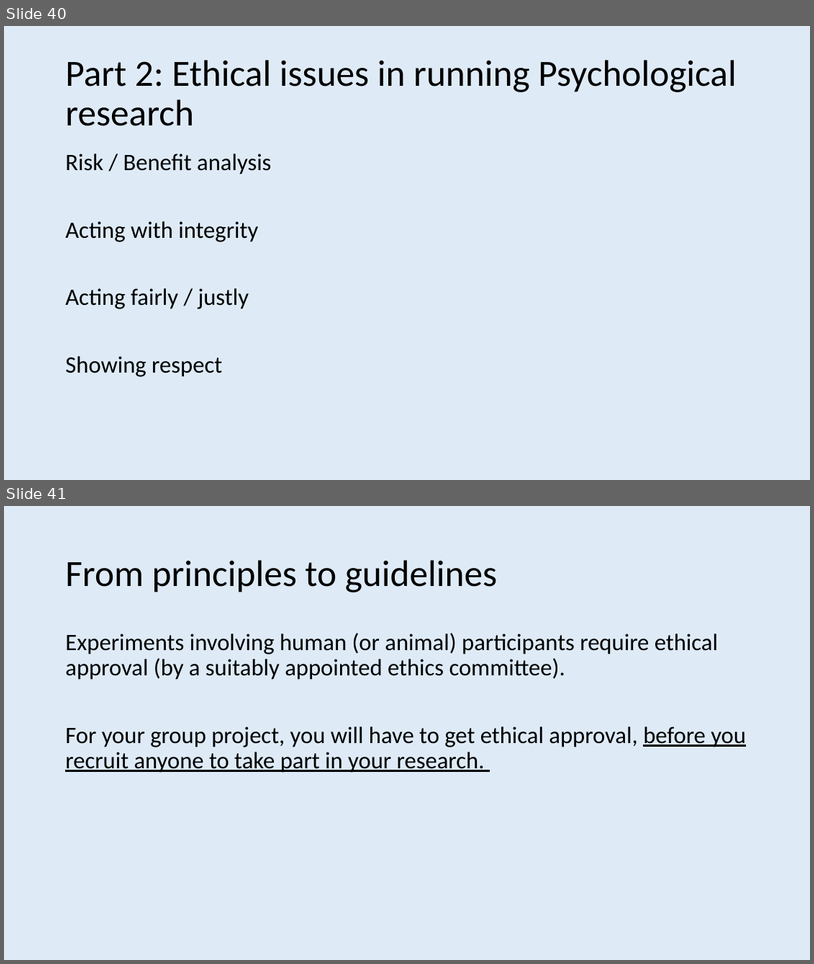
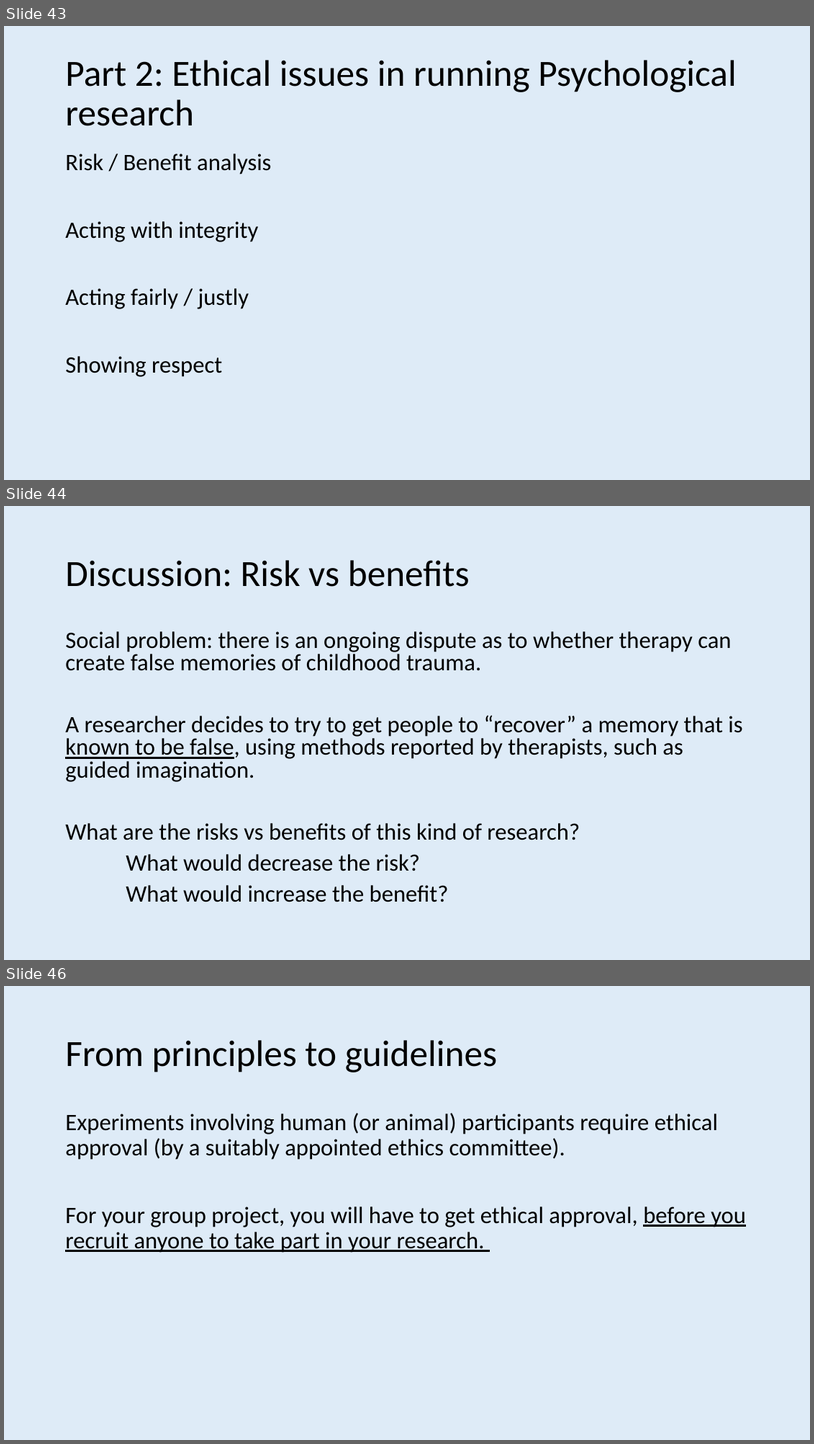
Before and after one commit to ajwills72/rmhealth-found, a slide deck: docs/science_truth_honesty.pptx. Shown one above the other, each under a label of ours: slides 40 and 41 before the commit, slides 43, 44 and 46 after it; the slides between them are not shown. The pictures are 814x964 and 814x1444 pixels, drawn with LibreOffice and Linux fonts; fonts in the diff are those of the drawing. Boxes give left, top, right and bottom in pixels: in the first picture for what was removed or moved away, otherwise in the second. Text is boxed around its words. In the diff, an @@ line names an element or a change of style, - is before the commit and + after.

```diff
--- a/docs/science_truth_honesty.pptx
+++ b/docs/science_truth_honesty.pptx
@@ slide 44 added at (4,506,810,960), background #DEEBF7 @@
@@ title added at (65,560,470,587), 44 pt, text #000000 @@
+Discussion: Risk vs benefits
@@ text added at (65,631,743,902), 28 pt, text #000000 @@
+Social problem: there is an ongoing dispute as to whether therapy can create false memories of childhood trauma.
+A researcher decides to try to get people to “recover” a memory that is known to be false, using methods reported by therapists, such as guided imagination.
+What are the risks vs benefits of this kind of research?
+What would decrease the risk?
+What would increase the benefit?
@@ what was slide 40 is now slide 43 @@
@@ what was slide 41 is now slide 46 @@
```
Also in this commit, not shown: 1 slide changed, 5 other slides added, 1 slide removed, 1 other file.
